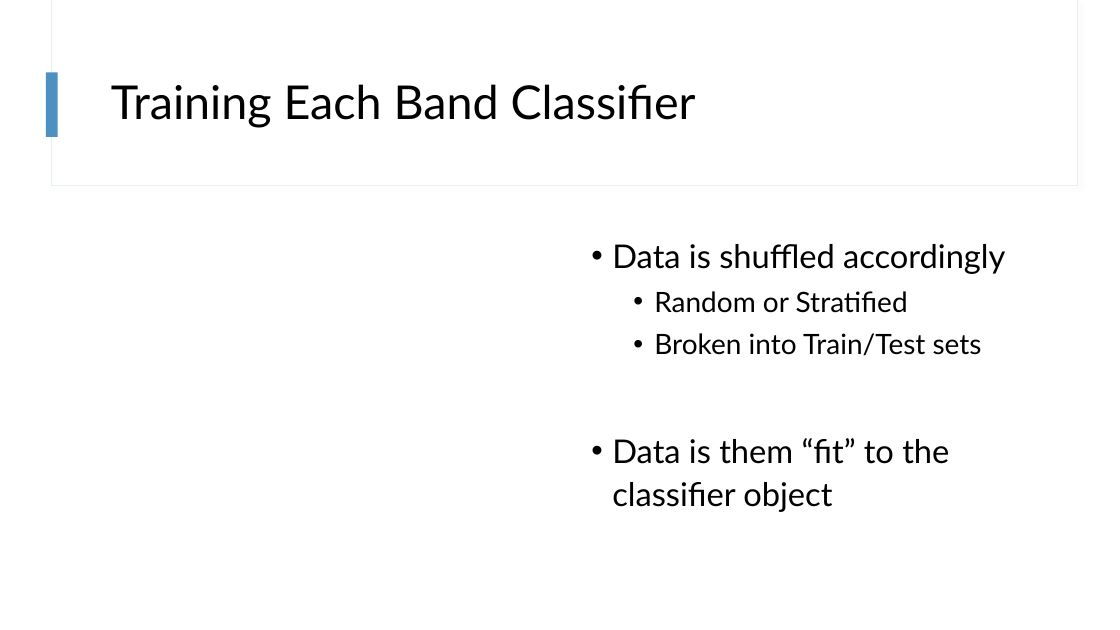
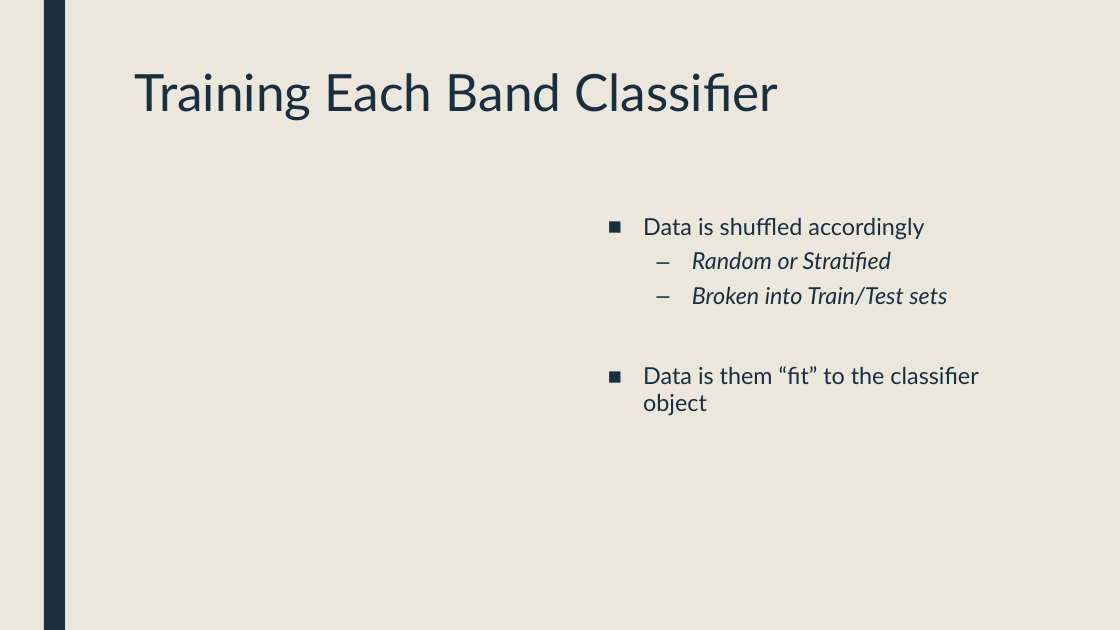
Before and after one commit to landonbuell/Buell-Senior-Thesis, a slide deck: slide 9 of Presentations/8_Jan_2020.pptx (slide 8 before the commit). Drawn at 1120x630 pixels with LibreOffice and Linux fonts; fonts in the diff are those of the drawing; grey boxes stand for pictures. Boxes give left, top, right and bottom in pixels: in the first picture for what was removed or moved away, otherwise in the second. Text is boxed around its words. In the diff, an @@ line names an element or a change of style, - is before the commit and + after.

Commit message:
4 Jan 2020
- Reran Frequency Classifier Again
- Updated Slide Show for Jan 8th

```diff
--- a/Presentations/8_Jan_2020.pptx
+++ b/Presentations/8_Jan_2020.pptx
@@ background #FFFFFF to #EBE7DD @@
@@ rectangle added at [44, 0, 65, 630], fill #1A2E40 @@
@@ rectangle removed at [51, 0, 1077, 186] @@
@@ rectangle removed at [52, 0, 1077, 185] @@
@@ rectangle removed at [46, 72, 58, 137] @@
@@ title "Training Each Band Classifier": place and size @@
-title "Training Each Band Classifier" at [111, 84, 696, 128]
+title "Training Each Band Classifier" at [134, 73, 779, 120]
@@ title "Training Each Band Classifier" at [134, 73, 779, 120]: size 40 to 44 pt, text colour #000000 to #1A2E40; line spacing 0.9 to 0.89; vertical alignment middle to top @@
@@ text "Data is shuffled accordingly": place and size @@
-text "Data is shuffled accordingly" at [612, 244, 1005, 512]
+text "Data is shuffled accordingly" at [643, 218, 978, 416]
@@ text "Data is shuffled accordingly" at [643, 218, 978, 416]: size 28 to 20 pt in "Data is shuffled accordingly", "Data is them “fit” to the classifier ..."; text colour #000000 to #1A2E40; size 24 to 20 pt, italic on in "Random or Stratified", "Broken into Train/Test sets"; bullet • to ■; line spacing 1.1 to 0.94; more space between paragraphs; bullet • to – @@
```
Also in this commit, not shown: 9 other slides changed, 29 slides added, 2 other files.
